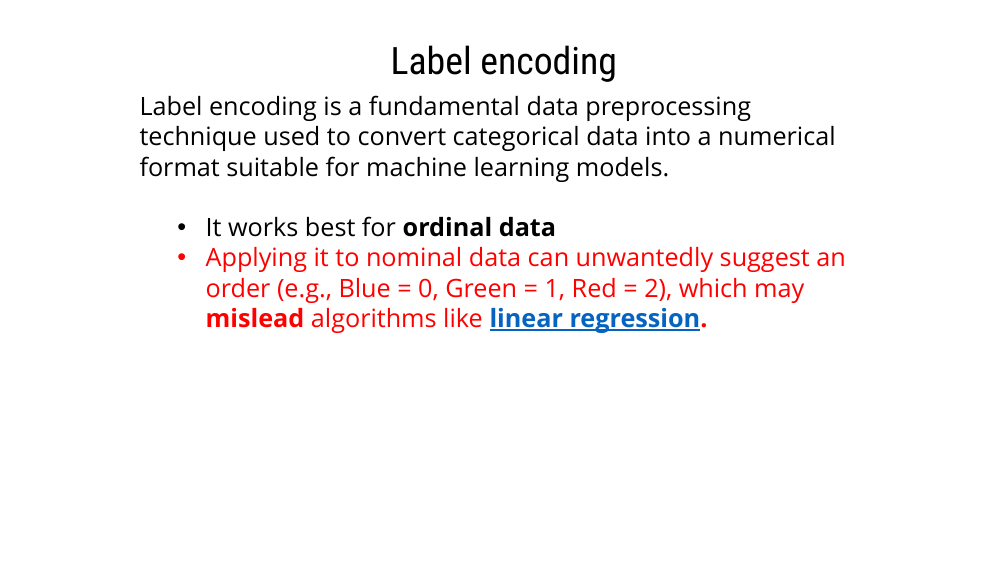
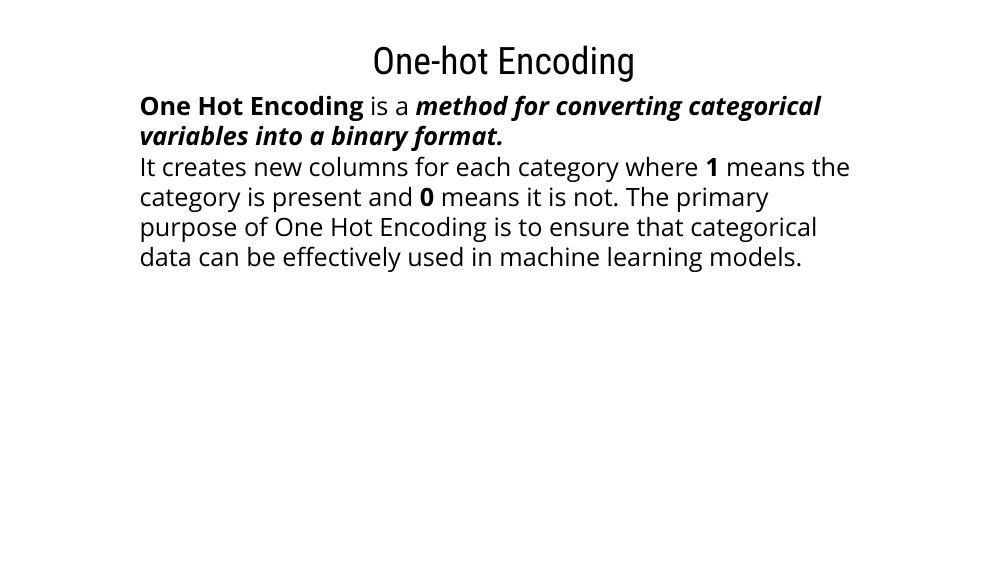
Before and after one commit to gmrr40058/data-science-ml-python-ostad, a slide deck: slide 1 of My Note and Practice/Text to Numerical Data Conversion/Categorical(Text to Numeric) data conversion-CTtN/CTtN2. One-Hot Encoding/One-Hot Encoding.pptx. Drawn at 1008x567 pixels with LibreOffice and Linux fonts; fonts in the diff are those of the drawing. Boxes give left, top, right and bottom in pixels: in the first picture for what was removed or moved away, otherwise in the second. Text is boxed around its words. In the diff, an @@ line names an element or a change of style, - is before the commit and + after.

```diff
--- a/My Note and Practice/Text to Numerical Data Conversion/Categorical(Text to Numeric) data conversion-CTtN/CTtN2. One-Hot Encoding/One-Hot Encoding.pptx
+++ b/My Note and Practice/Text to Numerical Data Conversion/Categorical(Text to Numeric) data conversion-CTtN/CTtN2. One-Hot Encoding/One-Hot Encoding.pptx
@@ text at (x1=372, y1=45, x2=635, y2=82): text changed @@
-Label encoding
+One-hot Encoding
@@ text at (x1=140, y1=95, x2=850, y2=272): text changed @@
-Label encoding is a fundamental data preprocessing technique used to convert categorical data into a numerical format suitable for machine learning models.
-  • It works best for ordinal data
-  • Applying it to nominal data can unwantedly suggest an order (e.g., Blue = 0, Green = 1, Red = 2), which may mislead algorithms like linear regression.
+One Hot Encoding is a method for converting categorical variables into a binary format.
+It creates new columns for each category where 1 means the category is present and 0 means it is not. The primary purpose of One Hot Encoding is to ensure that categorical data can be effectively used in machine learning models.
```
Also in this commit, not shown: 10 slides added, 12 slides removed, 3 other files.
